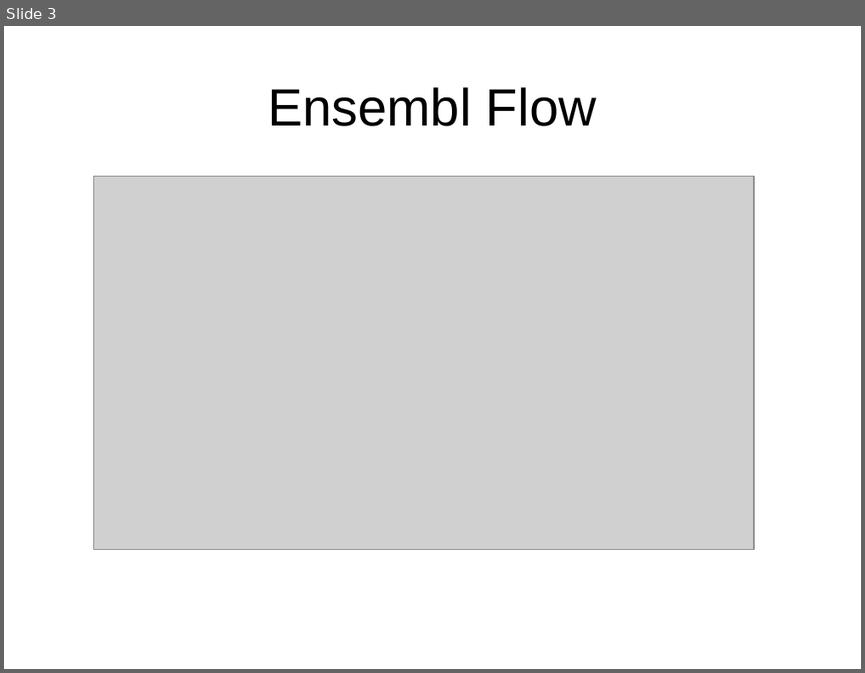
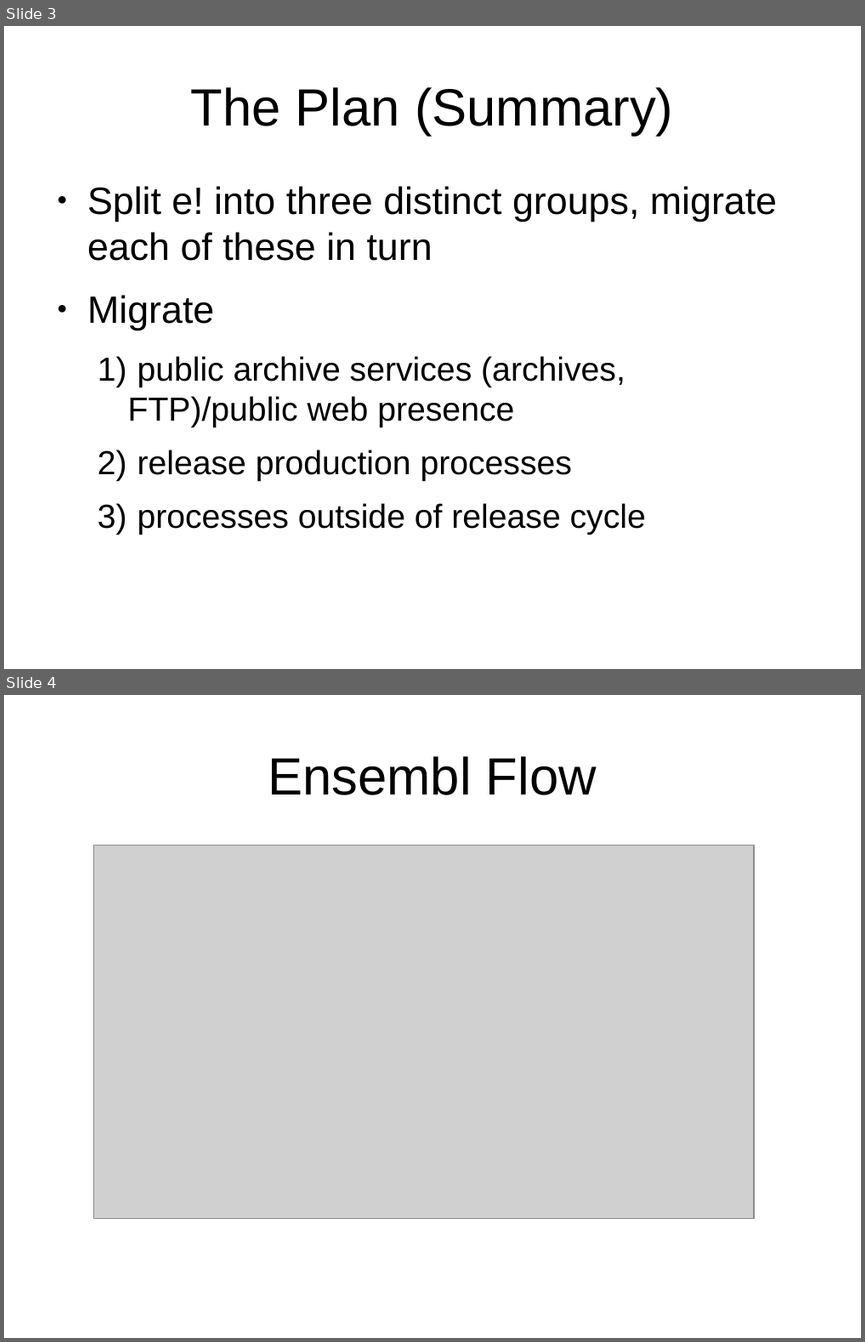
Before and after one commit to avullo/ensembl-migration-pm, a slide deck: data-review-10-16/talk.odp. Shown one above the other, each under a label of ours: slide 3 before the commit, slides 3 and 4 after it. The pictures are 865x673 and 865x1342 pixels, drawn with LibreOffice and Linux fonts; fonts in the diff are those of the drawing; grey boxes stand for pictures; background and template pictures are left out. Boxes give left, top, right and bottom in pixels: in the first picture for what was removed or moved away, otherwise in the second. Text is boxed around its words. In the diff, an @@ line names an element or a change of style, - is before the commit and + after.

```diff
--- a/data-review-10-16/talk.odp
+++ b/data-review-10-16/talk.odp
@@ slide 3 added at (4,26,861,669), background #FFFFFF @@
@@ title added at (191,87,673,136), 44 pt, text #000000 @@
+The Plan (Summary)
@@ text added at (87,186,777,534), 28 pt, text #000000 @@
+● Split e! into three distinct groups, migrate each of these in turn
+● Migrate
+  1) public archive services (archives, FTP)/public web presence
+  2) release production processes
+  3) processes outside of release cycle
@@ what was slide 3 is now slide 4 @@
```
Also in this commit, not shown: 3 slides changed, 1 other slide added.
